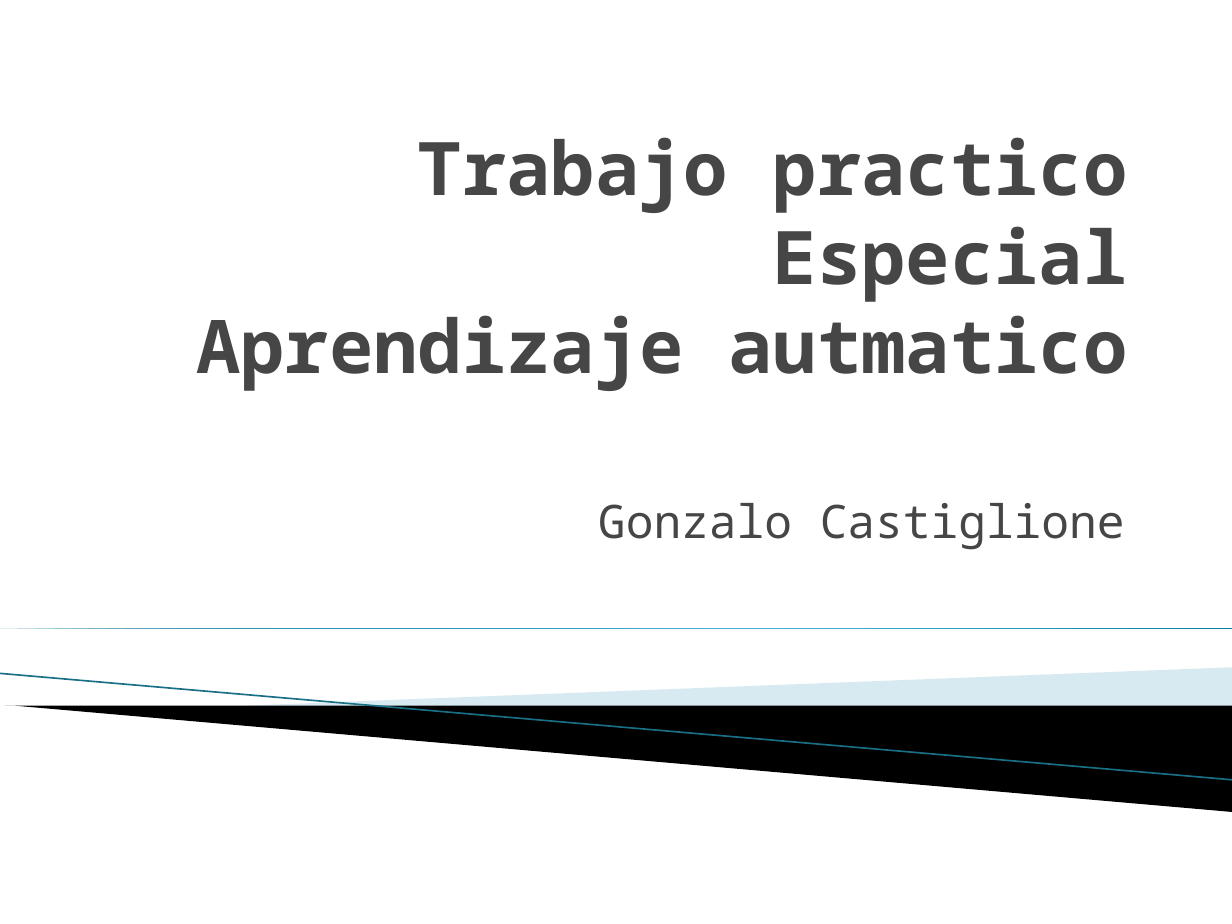
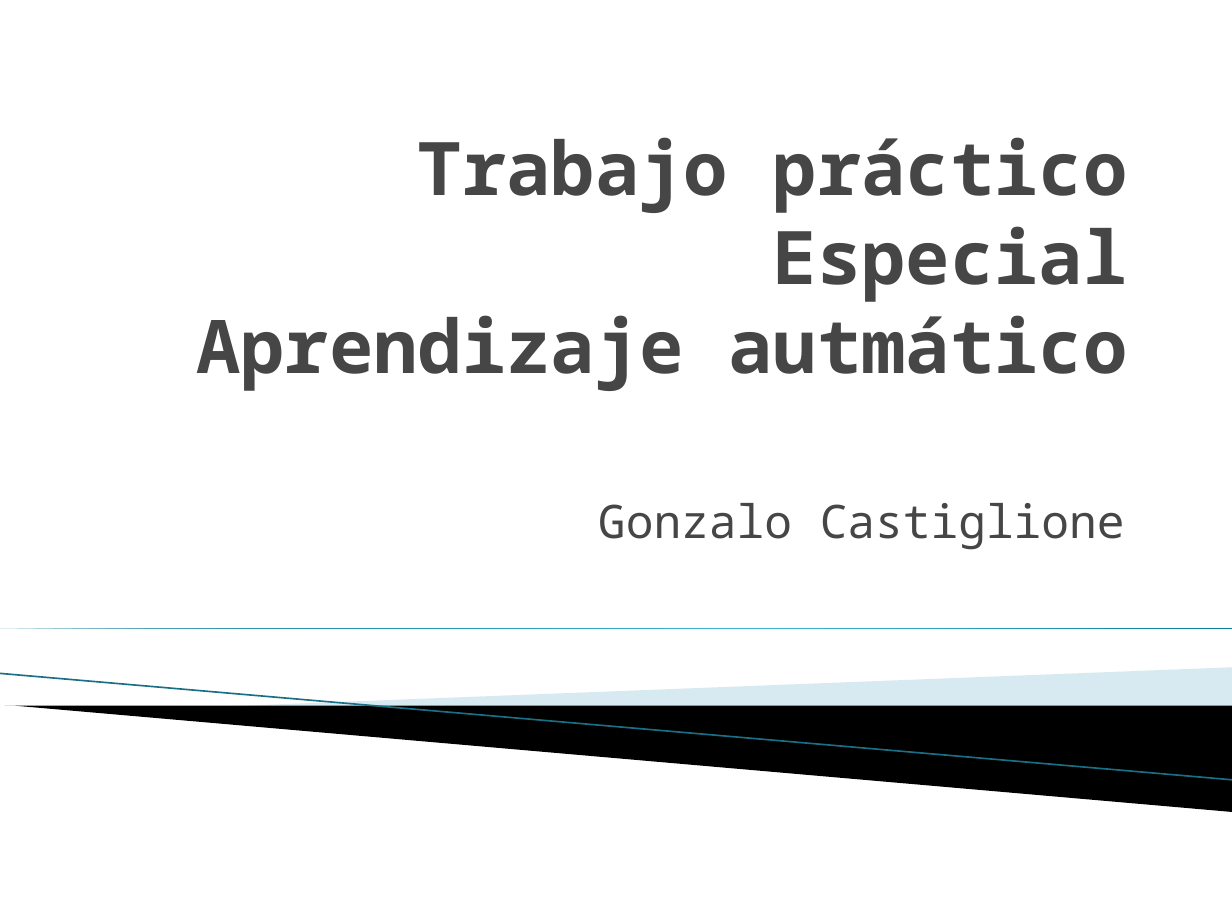
Before and after one commit to TechTinkerer42/TrabajosPracticos, a slide deck: slide 1 of doc/clase/presentacion.pptx. Drawn at 1232x924 pixels with LibreOffice and Linux fonts; fonts in the diff are those of the drawing; background and template pictures are left out. Boxes give left, top, right and bottom in pixels: in the first picture for what was removed or moved away, otherwise in the second. Text is boxed around its words. In the diff, an @@ line names an element or a change of style, - is before the commit and + after.

```diff
--- a/doc/clase/presentacion.pptx
+++ b/doc/clase/presentacion.pptx
@@ title at [196, 137, 1128, 391]: text changed @@
-Trabajo practico Especial
-Aprendizaje autmatico
+Trabajo práctico Especial
+Aprendizaje autmático
```
Also in this commit, not shown: 1 slide added, 6 other files.
